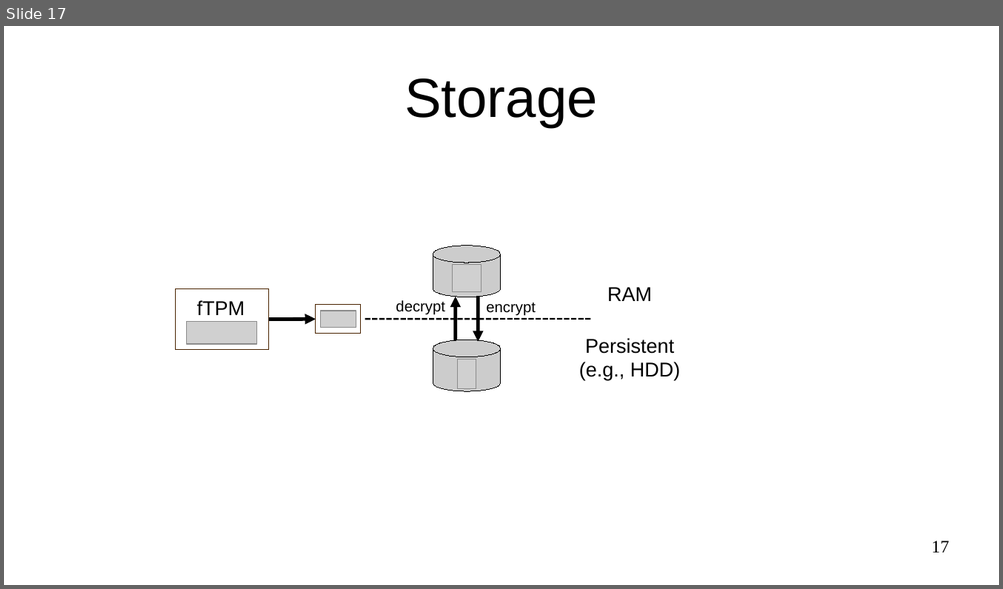
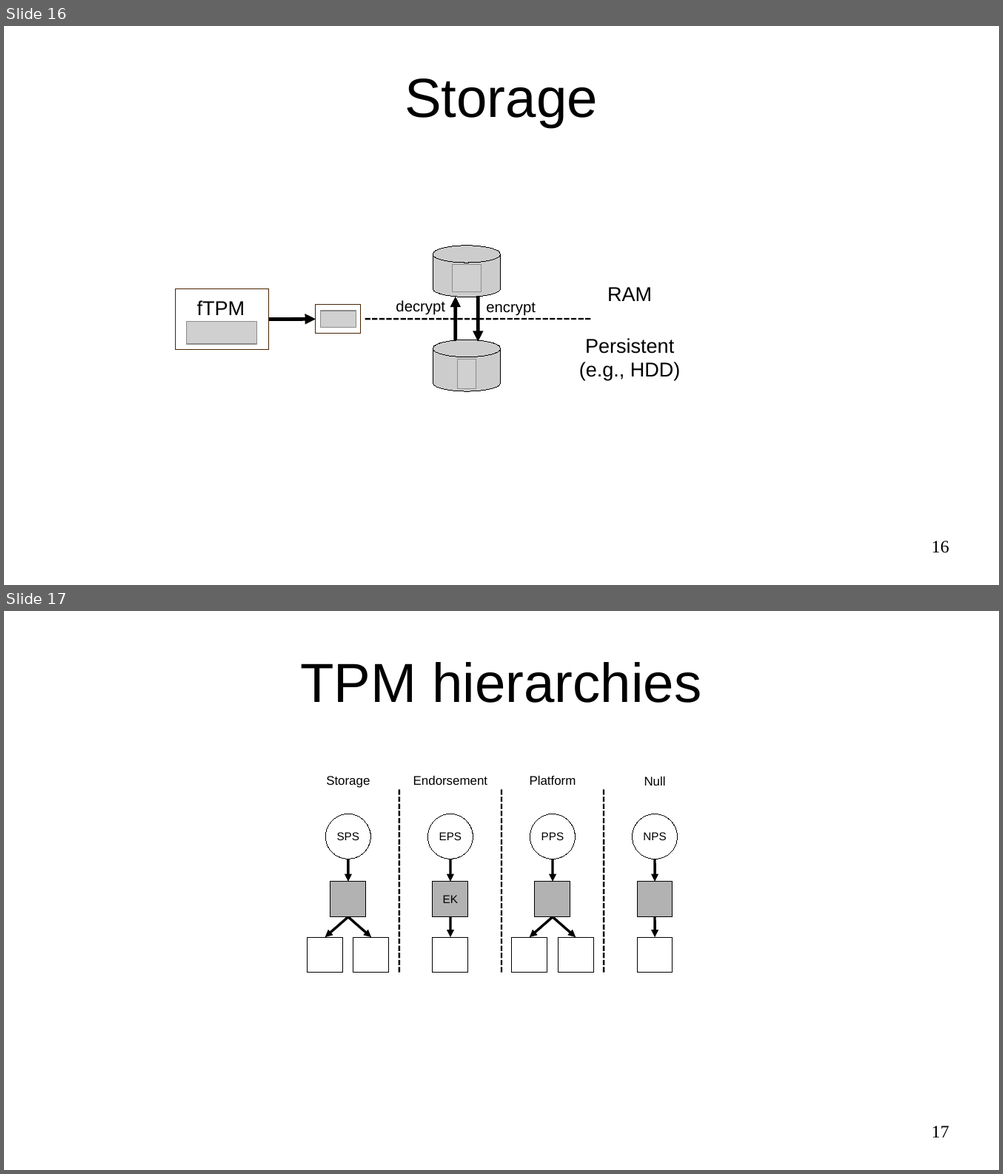
Before and after one commit to akorb/master-thesis, a slide deck: presentation.odp. Shown one above the other, each under a label of ours: slide 17 before the commit, slides 16 and 17 after it. The pictures are 1003x589 and 1003x1174 pixels, drawn with LibreOffice and Linux fonts; fonts in the diff are those of the drawing; grey boxes stand for pictures. Boxes give left, top, right and bottom in pixels: in the first picture for what was removed or moved away, otherwise in the second. Text is boxed around its words. In the diff, an @@ line names an element or a change of style, - is before the commit and + after.

Commit message:
Add graphic about TPM hierarchies

```diff
--- a/presentation.odp
+++ b/presentation.odp
@@ slide 17 added at bbox=[4, 611, 999, 1170], background #FFFFFF @@
@@ title added at bbox=[300, 662, 701, 703], 44 pt, text #000000 @@
+TPM hierarchies
@@ line added from (399, 789) to (399, 974), #000000 1.42 pt dashed @@
@@ line added from (501, 789) to (501, 974), #000000 1.42 pt dashed @@
@@ line added from (603, 789) to (603, 974), #000000 1.42 pt dashed @@
@@ group added at bbox=[307, 776, 389, 973]: 3 arrows, 3 rectangles, 2 texts, 1 ellipse @@
+Storage
+SPS
@@ group added at bbox=[413, 775, 487, 973]: 2 arrows, 2 texts, 2 rectangles, 1 ellipse @@
+Endorsement
+EPS
+EK
@@ group added at bbox=[512, 775, 593, 973]: 3 arrows, 3 rectangles, 2 texts, 1 ellipse @@
+Platform
+PPS
@@ group added at bbox=[632, 776, 677, 973]: 2 arrows, 2 texts, 2 rectangles, 1 ellipse @@
+Null
+NPS
@@ page number added at bbox=[931, 1126, 949, 1138], 14 pt, text #000000 @@
+17
@@ what was slide 17 is now slide 16 @@
@@ page number at bbox=[931, 541, 949, 554]: text changed @@
-17
+16
```
Also in this commit, not shown: 1 slide removed, 4 other files.
